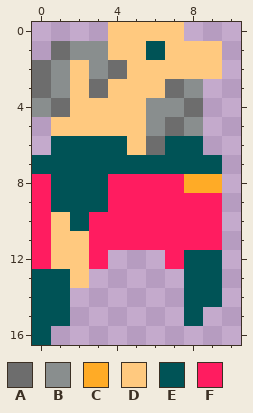
One commit to this pixel-art sprite: AridArnold/Content/Arnold/ArnoldOldJumpUp.png. Above: the version before the commit.
The file is 11x17 pixels.
Palette (. is transparent): A #6d6d6d  B #898e8e  C #ffab26  D #ffc97f  E #005356  F #ff1c60
Pixels before, first column x 0:
 0 ....DDDD..
 1 .ABBDDEDDD
 2 ABDBADDDDD
 3 ABDADDDAB.
 4 BADDDDBBA.
 5 .DDDDDBAB.
 6 .EEEEDAEE.
 7 EEEEEEEEEE
 8 FEEEFFFFCC
 9 FEEEFFFFFF
10 FDEFFFFFFF
11 FDDFFFFFFF
12 FDDF...FEE
13 EED.....EE
14 EE......EE
15 EE......E.
16 E.........
The same view after the edit:
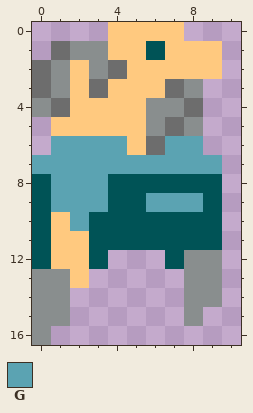
Colours new in this view: G #5ba3b2
Edits made:
{"y":6,"x":1,"old":"EEEE","new":"GGGG"}
{"y":6,"x":7,"old":"EE","new":"GG"}
{"y":7,"x":0,"old":"EEEEEEEEEE","new":"GGGGGGGGGG"}
{"y":8,"x":0,"old":"FEEEFFFFCC","new":"EGGGEEEEEE"}
{"y":9,"x":0,"old":"FEEEFFFFFF","new":"EGGGEEGGGE"}
{"y":10,"x":0,"old":"F","new":"E"}
{"y":10,"x":2,"old":"EFFFFFFF","new":"GEEEEEEE"}
{"y":11,"x":0,"old":"F","new":"E"}
{"y":11,"x":3,"old":"FFFFFFF","new":"EEEEEEE"}
{"y":12,"x":0,"old":"F","new":"E"}
{"y":12,"x":3,"old":"F","new":"E"}
{"y":12,"x":7,"old":"FEE","new":"EBB"}
{"y":13,"x":0,"old":"EE","new":"BB"}
{"y":13,"x":8,"old":"EE","new":"BB"}
{"y":14,"x":0,"old":"EE","new":"BB"}
{"y":14,"x":8,"old":"EE","new":"BB"}
{"y":15,"x":0,"old":"EE","new":"BB"}
{"y":15,"x":8,"old":"E","new":"B"}
{"y":16,"x":0,"old":"E","new":"B"}
{"label":"changed","picture_box":[32,136,222,345]}
